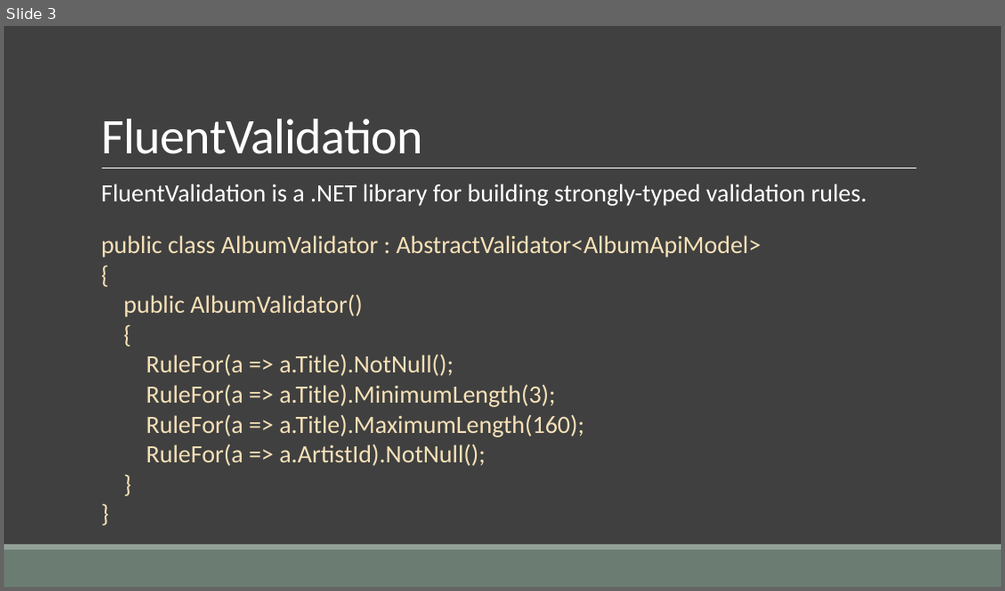
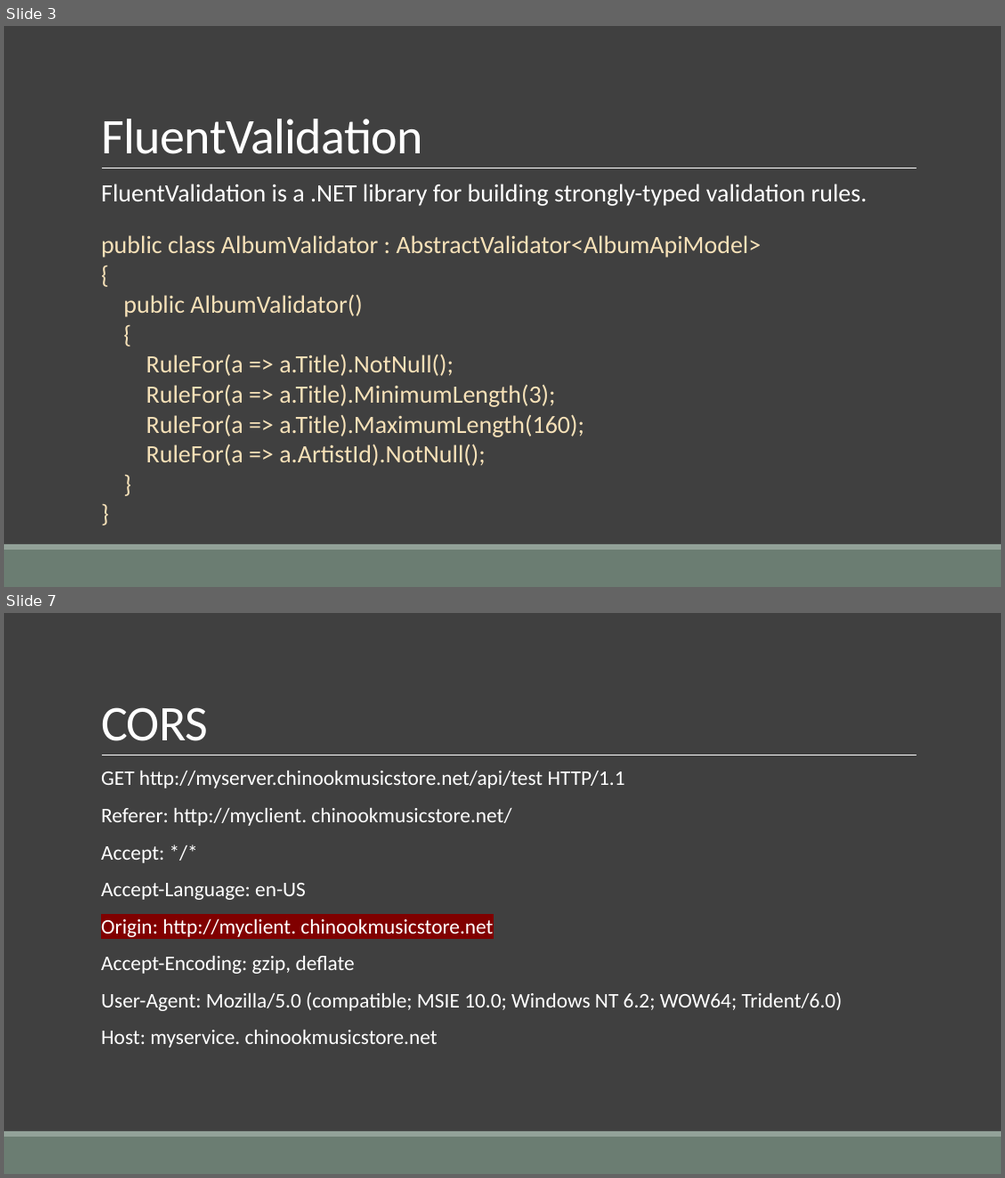
Before and after one commit to cwoodruff/aspnet-5-web-api-workshop, a slide deck: module-1/01-07 Developing the Web API Business Rules/01-07 Developing the Web API Business Rules.pptx. Shown one above the other, each under a label of ours: slide 3 before the commit, slides 3 and 7 after it; the slides between them are not shown. The pictures are 1005x591 and 1005x1178 pixels, drawn with LibreOffice and Linux fonts; fonts in the diff are those of the drawing. Boxes give left, top, right and bottom in pixels: in the first picture for what was removed or moved away, otherwise in the second. Text is boxed around its words. In the diff, an @@ line names an element or a change of style, - is before the commit and + after.

```diff
--- a/module-1/01-07 Developing the Web API Business Rules/01-07 Developing the Web API Business Rules.pptx
+++ b/module-1/01-07 Developing the Web API Business Rules/01-07 Developing the Web API Business Rules.pptx
@@ slide 7 added at (x1=4, y1=613, x2=1001, y2=1174), background #404040; not listed: 3 template elements that a slide beside it also shows @@
@@ title added at (x1=101, y1=707, x2=208, y2=741), 48 pt, text #FFFFFF @@
+CORS
@@ text added at (x1=101, y1=771, x2=842, y2=1047), 20 pt, text #FFFFFF @@
+  GET http://myserver.chinookmusicstore.net/api/test HTTP/1.1
+  Referer: http://myclient. chinookmusicstore.net/
+  Accept: */*
+  Accept-Language: en-US
+  Origin: http://myclient. chinookmusicstore.net
+  Accept-Encoding: gzip, deflate
+  User-Agent: Mozilla/5.0 (compatible; MSIE 10.0; Windows NT 6.2; WOW64; Trident/6.0)
+  Host: myservice. chinookmusicstore.net
```
Also in this commit, not shown: 6 other slides added, 9 other files.
